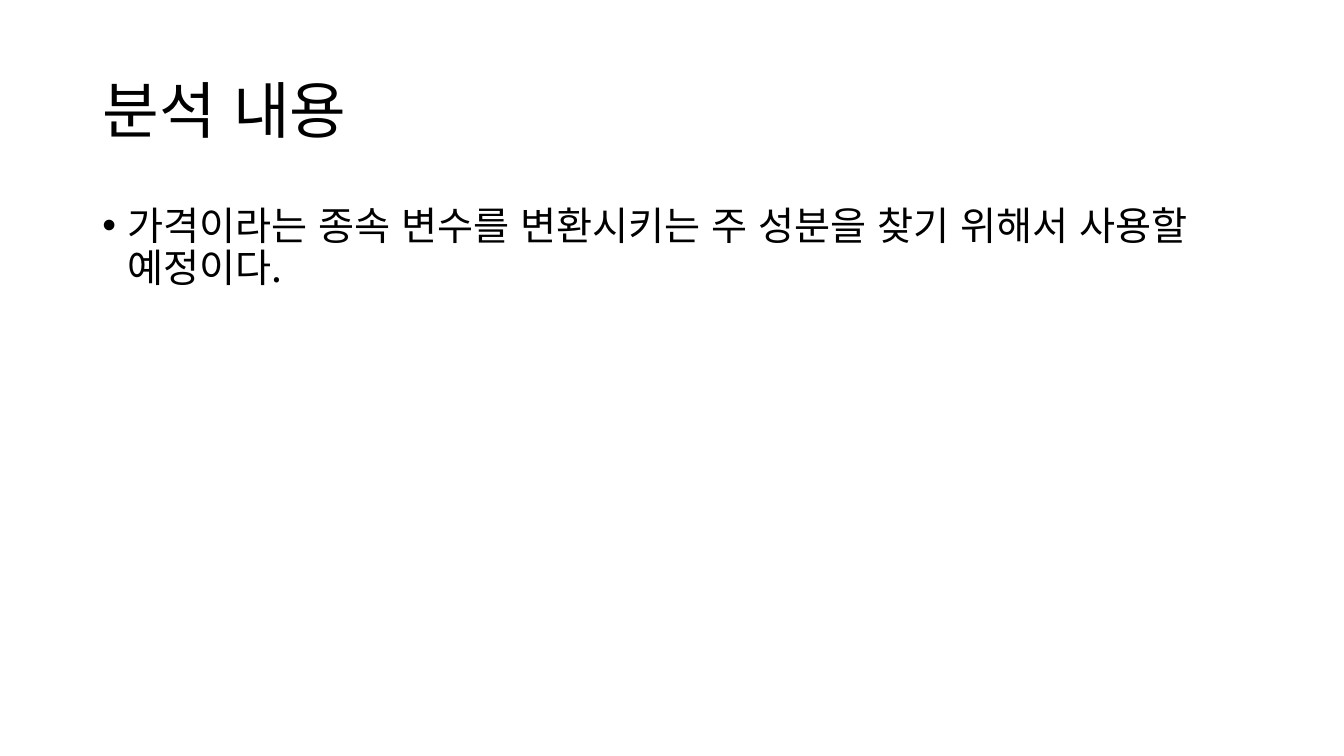
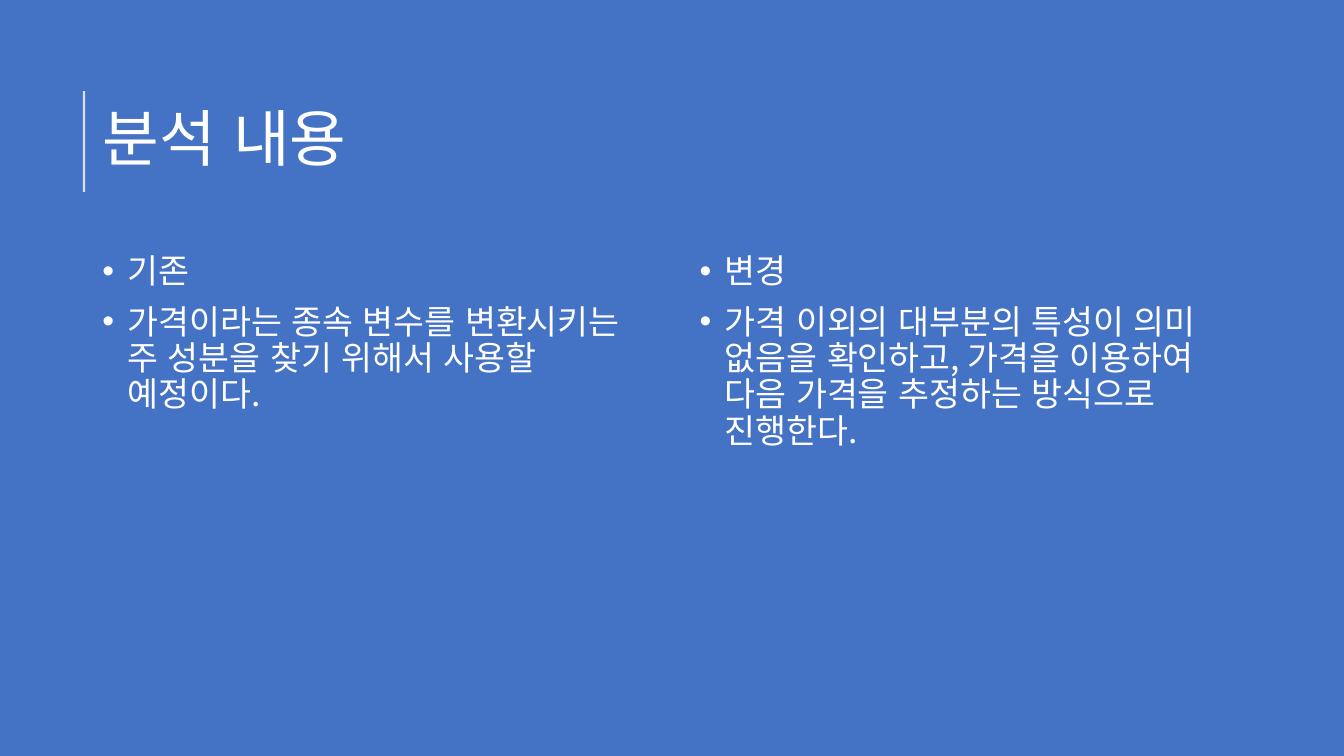
Before and after one commit to artistic100one/machinelearning, a slide deck: slide 5 of ML Project/Bitcoin Data.pptx. Drawn at 1344x756 pixels with LibreOffice and Linux fonts; fonts in the diff are those of the drawing. Boxes give left, top, right and bottom in pixels: in the first picture for what was removed or moved away, otherwise in the second. Text is boxed around its words. In the diff, an @@ line names an element or a change of style, - is before the commit and + after.

```diff
--- a/ML Project/Bitcoin Data.pptx
+++ b/ML Project/Bitcoin Data.pptx
@@ background #FFFFFF to #44546A @@
@@ rectangle added at [0,0,1344,756], fill #4472C4 @@
@@ title "분석 내용": place and size @@
-title "분석 내용" at [102,82,346,138]
+title "분석 내용" at [102,110,346,166]
@@ title "분석 내용" at [102,110,346,166]: text colour #000000 to #FFFFFF @@
@@ line added from (84, 192) to (84, 91), #FFFFFF 1.5 pt @@
@@ text "기존": place and size @@
-text "기존" at [128,207,1187,285]
+text "기존" at [128,255,620,409]
@@ text at [128,255,190,286]: paragraph added @@
+• 기존
@@ text added at [725,255,1196,446], 24 pt, text #FFFFFF @@
+• 변경
+• 가격 이외의 대부분의 특성이 의미 없음을 확인하고, 가격을 이용하여 다음 가격을 추정하는 방식으로 진행한다.
@@ text at [128,306,620,409]: size 28 to 24 pt, text colour #000000 to #FFFFFF @@
```
Also in this commit, not shown: 3 other slides changed, 4 slides added, 1 slide removed, 3 other files.
